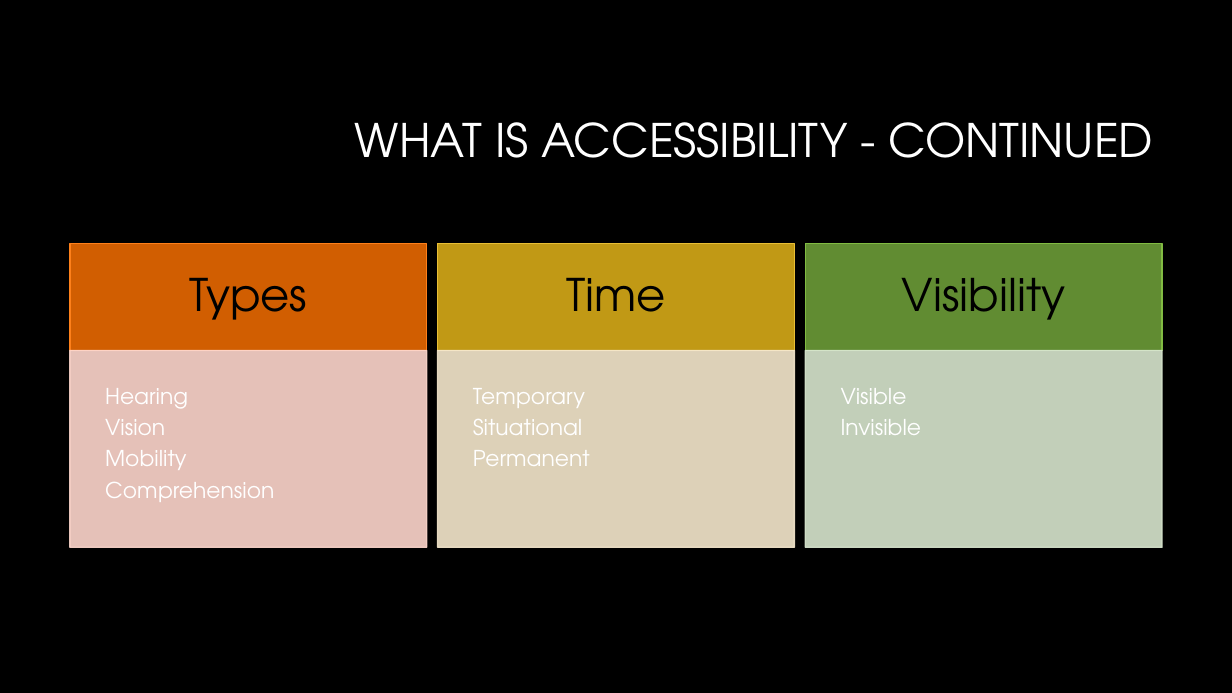
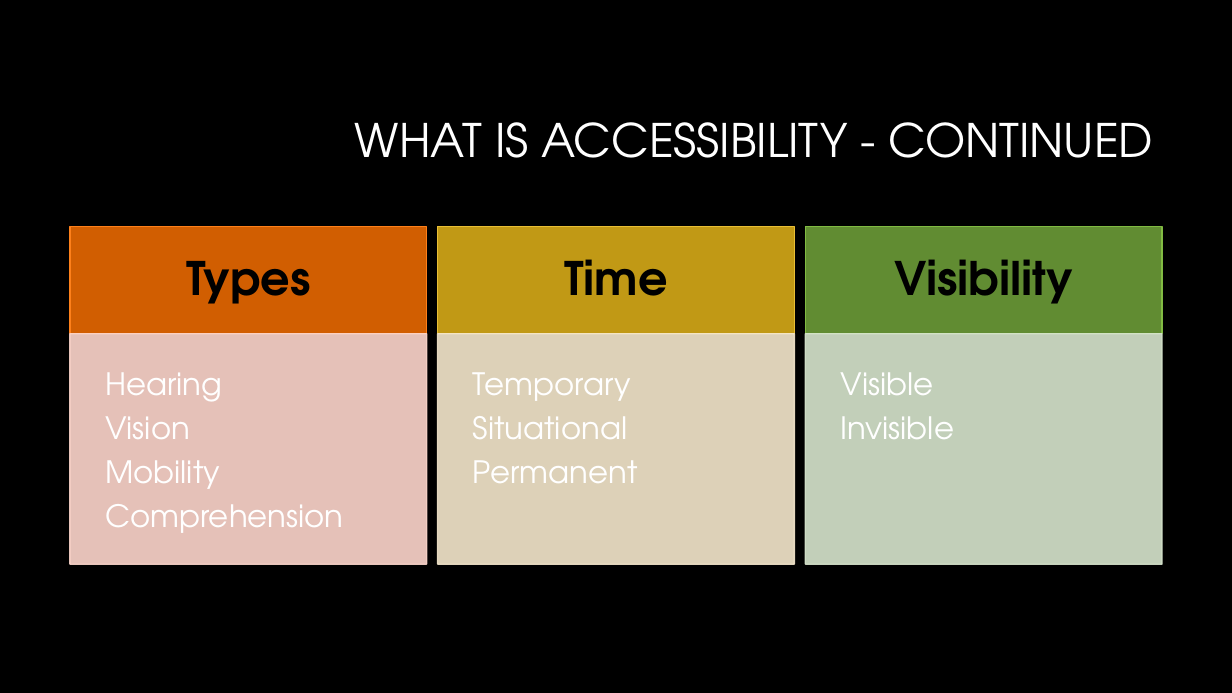
Before and after one commit to CorgiDev/A11y-Materials, a slide deck: slide 5 of Presenations/2023 Presentations/2023_Accessibility Testing.pptx (slide 4 before the commit). Drawn at 1232x693 pixels with LibreOffice and Linux fonts; fonts in the diff are those of the drawing; background and template pictures are left out. Boxes give left, top, right and bottom in pixels: in the first picture for what was removed or moved away, otherwise in the second. Text is boxed around its words. In the diff, an @@ line names an element or a change of style, - is before the commit and + after.

```diff
--- a/Presenations/2023 Presentations/2023_Accessibility Testing.pptx
+++ b/Presenations/2023 Presentations/2023_Accessibility Testing.pptx
@@ 3 texts, 3 rectangles: place and size @@
-3 texts, 3 rectangles at [70,243,1163,350]
+3 texts, 3 rectangles at [70,226,1163,334]
@@ size 35 to 36 pt, bold on in 3 elements at [186,261,310,304], [564,259,667,296], [894,259,1073,304] @@
@@ size 17 to 24 pt; more space between paragraphs in 3 elements at [473,372,638,483], [841,372,955,439], [105,372,344,533] @@
@@ text "Hearing": place and size @@
-text "Hearing" at [105,388,274,502]
+text "Hearing" at [105,372,344,533]
@@ rectangle: place and size @@
-rectangle at [70,350,427,547]
+rectangle at [70,334,427,564]
@@ text "Temporary": place and size @@
-text "Temporary" at [473,388,590,466]
+text "Temporary" at [473,372,638,483]
@@ rectangle: place and size @@
-rectangle at [438,350,795,547]
+rectangle at [438,334,795,564]
@@ text "Visible": place and size @@
-text "Visible" at [841,388,922,435]
+text "Visible" at [841,372,955,439]
@@ rectangle: place and size @@
-rectangle at [806,350,1163,547]
+rectangle at [806,334,1163,564]
```
Also in this commit, not shown: 3 other slides changed, 1 slide added, 3 other files.
